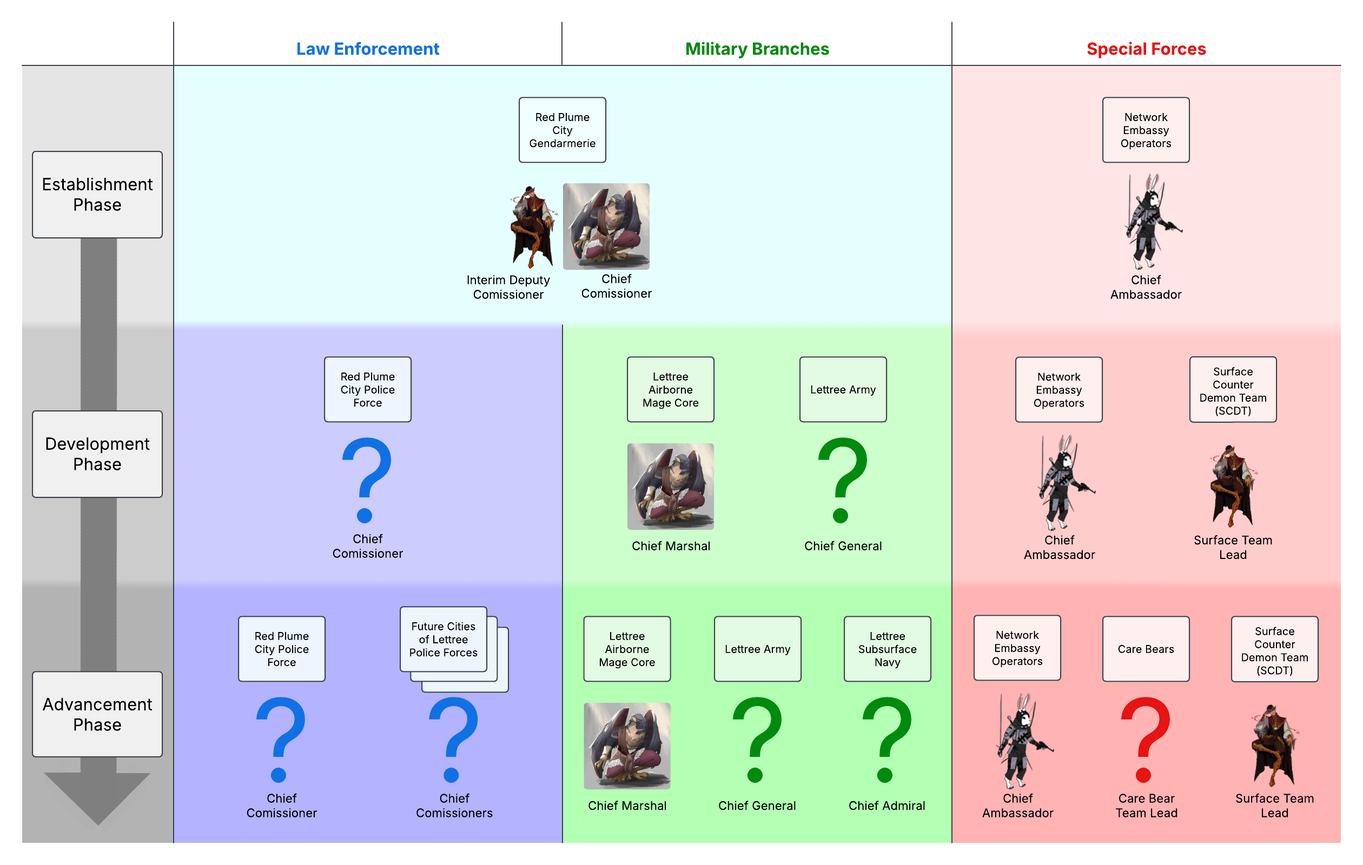
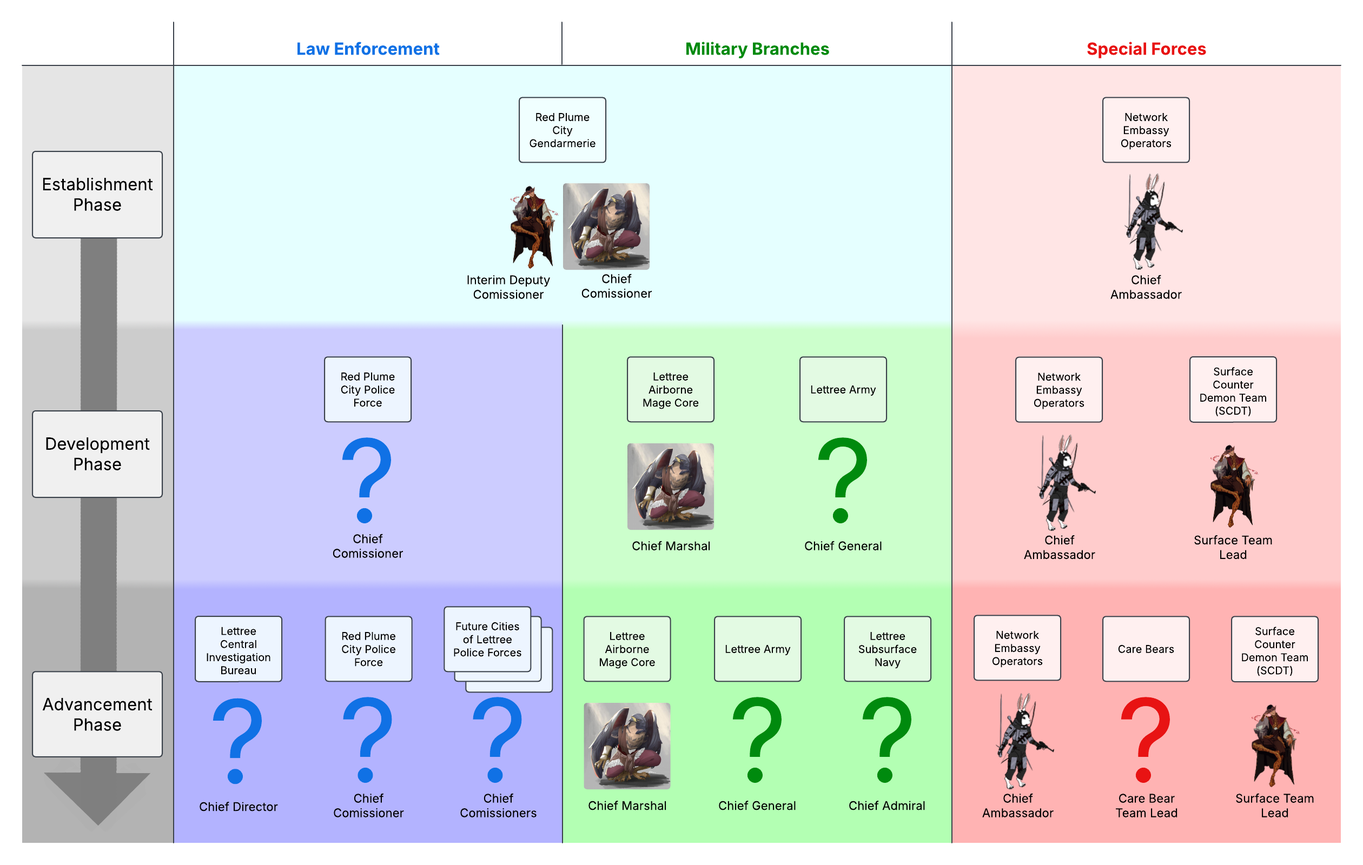
Layers edited between the first and the second w=1363, h=865 image:
painted on "Overview" over [194, 606, 554, 818]
